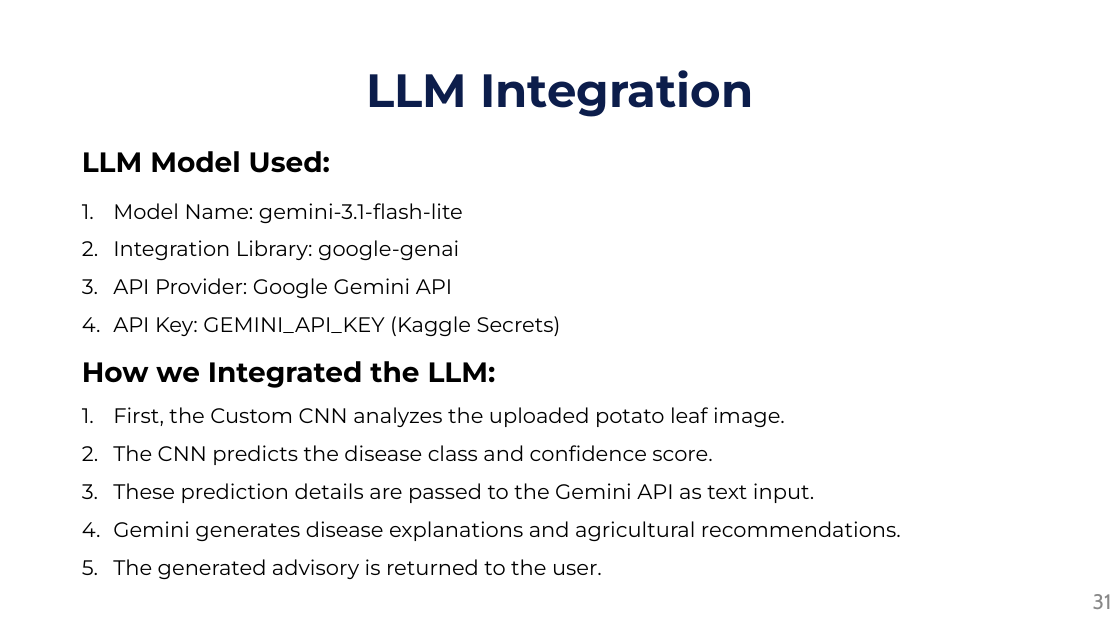
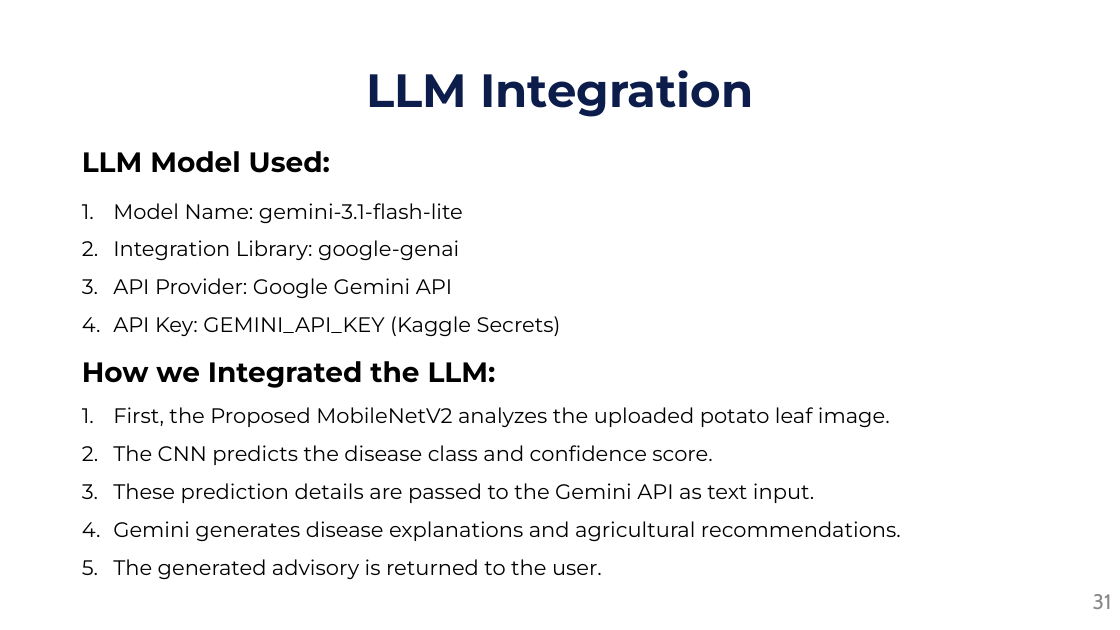
Before and after one commit to mamunonweb/capstone, a slide deck: slide 31 of 01/presentation/Potato_Leaf_Disease_Defense_Slides.pptx. Drawn at 1120x630 pixels with LibreOffice and Linux fonts; fonts in the diff are those of the drawing. Boxes give left, top, right and bottom in pixels: in the first picture for what was removed or moved away, otherwise in the second. Text is boxed around its words. In the diff, an @@ line names an element or a change of style, - is before the commit and + after.

Commit message:
Align 01 report and slides with verified 3-model GPU results (MobileNetV2, MultiNet-V3, InceptionV3)

```diff
--- a/01/presentation/Potato_Leaf_Disease_Defense_Slides.pptx
+++ b/01/presentation/Potato_Leaf_Disease_Defense_Slides.pptx
@@ text at (x1=113, y1=407, x2=890, y2=427): text changed @@
-1. First, the Custom CNN analyzes the uploaded potato leaf image.
+1. First, the Proposed MobileNetV2 analyzes the uploaded potato leaf image.
```
Also in this commit, not shown: 28 other slides changed, 1 slide added, 2 slides removed, 25 other files.
